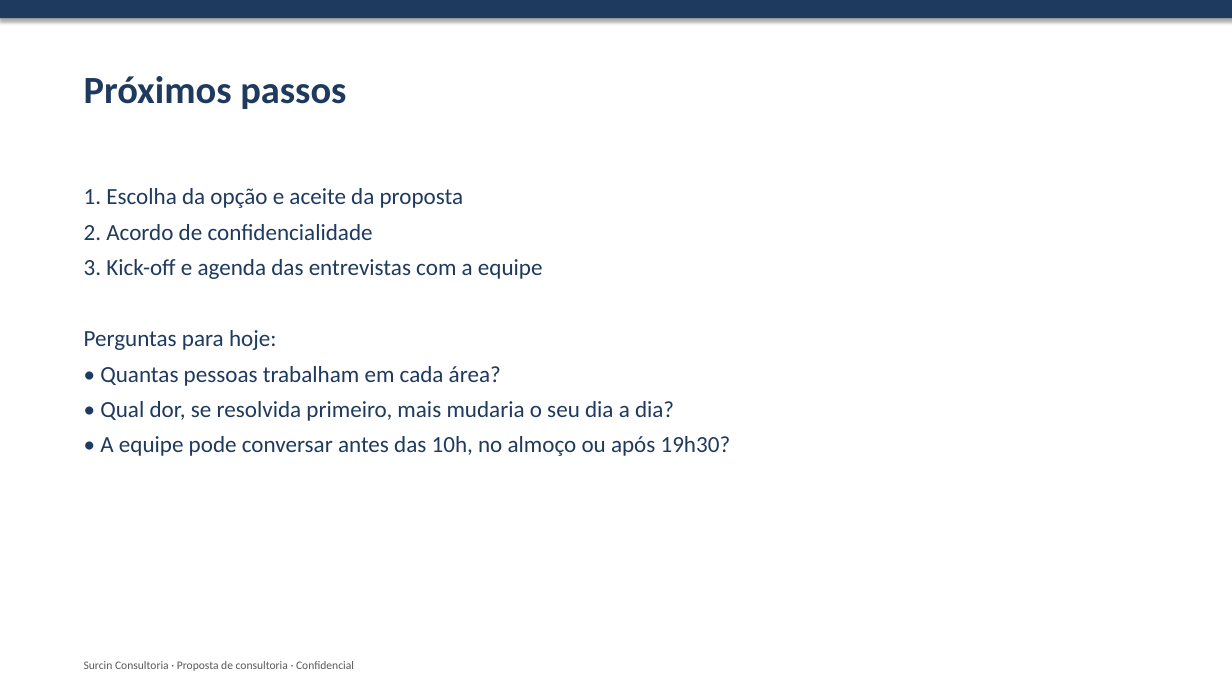
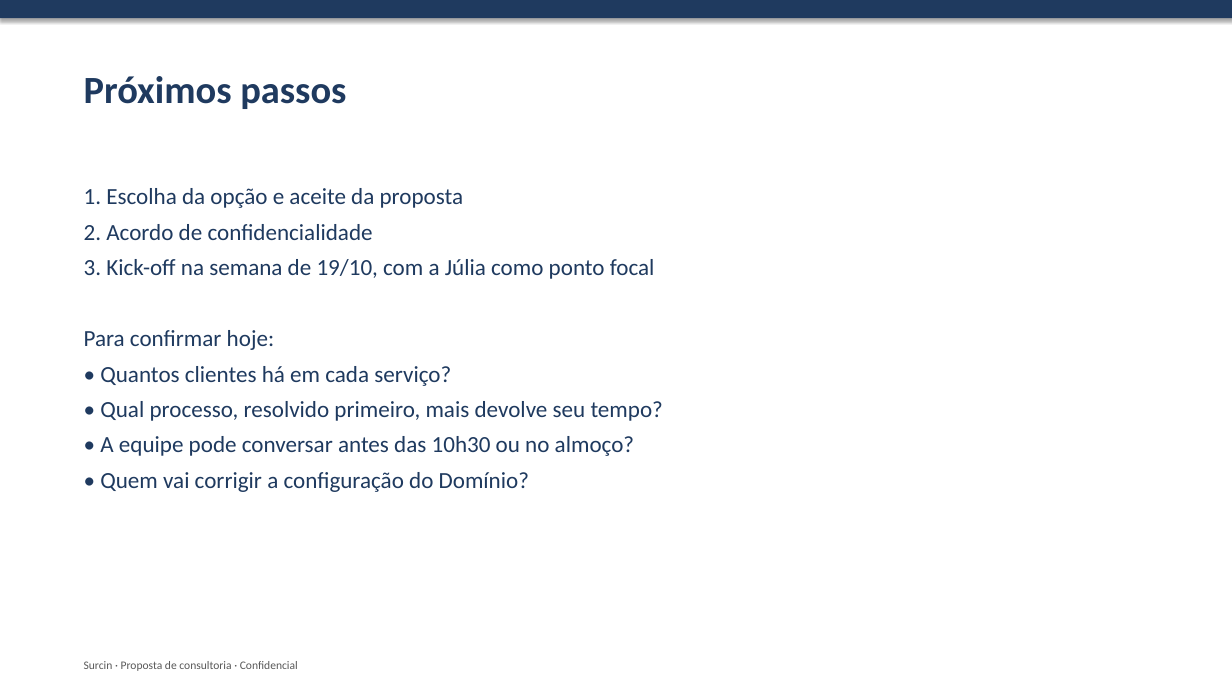
Before and after one commit to rromao-DS/Sourcin-Consultoria, a slide deck: slide 9 of proposta-surcin/06-apresentacao-proposta.pptx (slide 8 before the commit). Drawn at 1232x693 pixels with LibreOffice and Linux fonts; fonts in the diff are those of the drawing. Boxes give left, top, right and bottom in pixels: in the first picture for what was removed or moved away, otherwise in the second. Text is boxed around its words. In the diff, an @@ line names an element or a change of style, - is before the commit and + after.

```diff
--- a/proposta-surcin/06-apresentacao-proposta.pptx
+++ b/proposta-surcin/06-apresentacao-proposta.pptx
@@ text at (x1=84, y1=259, x2=663, y2=492): text changed @@
-3. Kick-off e agenda das entrevistas com a equipe
-Perguntas para hoje:
-• Quantas pessoas trabalham em cada área?
-• Qual dor, se resolvida primeiro, mais mudaria o seu dia a dia?
-• A equipe pode conversar antes das 10h, no almoço ou após 19h30?
+3. Kick-off na semana de 19/10, com a Júlia como ponto focal
+Para confirmar hoje:
+• Quantos clientes há em cada serviço?
+• Qual processo, resolvido primeiro, mais devolve seu tempo?
+• A equipe pode conversar antes das 10h30 ou no almoço?
+• Quem vai corrigir a configuração do Domínio?
@@ text at (x1=84, y1=661, x2=298, y2=671): text changed @@
-Surcin Consultoria · Proposta de consultoria · Confidencial
+Surcin · Proposta de consultoria · Confidencial
```
Also in this commit, not shown: 4 other slides changed, 4 slides added, 3 slides removed, 7 other files.
